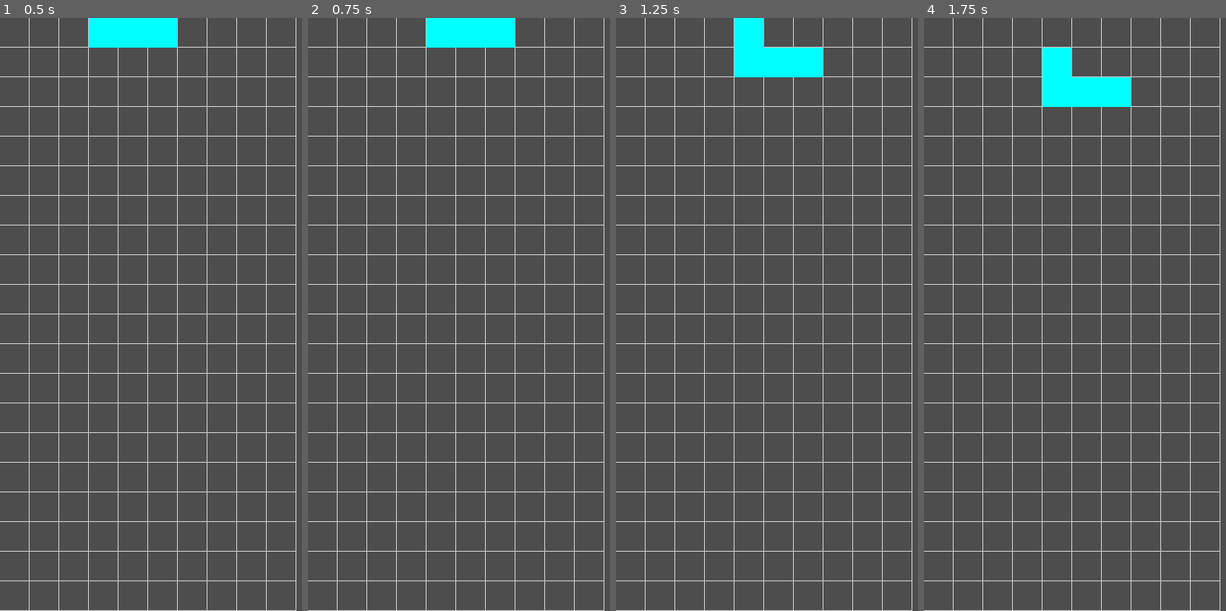
Above: before the commit, frames 1-4 (left to right).
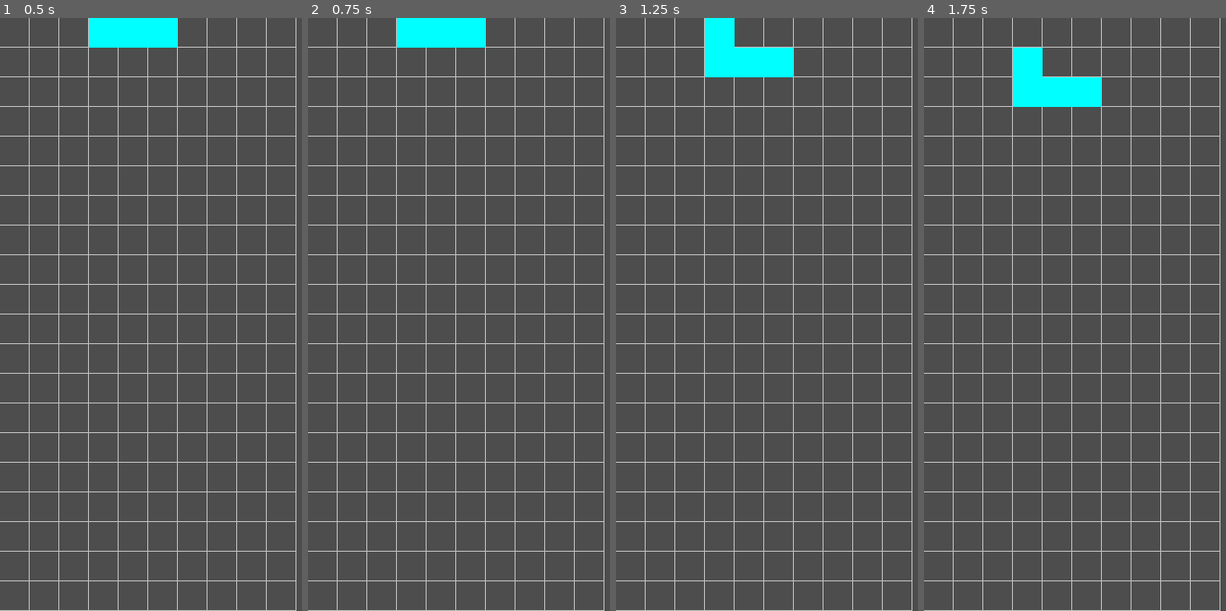
Above: after the commit, the same moments.

Repository: ChinZhengHong/Spectris
Game: Godot game, scene res://main.tscn
Same seed, same stepped clock (60 frames per second), same inputs: the game is played once before the commit and once after it.
Inputs:
- Up to frame 1 (0.5 s): no input
- Up to frame 2 (0.75 s): tap Enter at 0.5 s; hold Right (ui_right) from 0.53 s (still down)
- Up to frame 3 (1.25 s): keep holding Right (ui_right)
- Up to frame 4 (1.75 s): tap Space at 1.25 s; release Right (ui_right) at 1.28 s; hold Down (ui_down) from 1.28 s (still down)

Frame 1 is identical in both runs. In frame 2, 1.0% of the frame differs, in the area x 29-69%, y 0-5%; in frame 3, 2.0%, in the area x 29-69%, y 0-10%; in frame 4, 2.0%.

Commit message:
checking the block can move down or not, if cannot, stop and spawn new block

Diff:
--- a/current_piece.gd
+++ b/current_piece.gd
@@ -8,6 +8,18 @@
 var current_type = PieceData.PieceType.T
 var grid_position = Vector2i(4, 0)
 var block_offsets = []
+@onready var board = get_node("../Board")
+
+func _can_move(offsets: Array, pos: Vector2i) -> bool:
+	for offset in offsets:
+		var cell = pos + offset
+		if cell.x < 0 or cell.x >= board.GRID_WIDTH:
+			return false
+		if cell.y < 0 or cell.y >= board.GRID_HEIGHT:
+			return false
+		if board.grid[cell.y][cell.x] != -1:
+			return false
+	return true
 
 func _ready():
 	_spawn_piece()
@@ -28,16 +40,33 @@
 # input
 func _unhandled_input(event):
 	if event.is_action_pressed("ui_left"):
-		grid_position.x -= 1
-		queue_redraw()
+		var new_pos = grid_position + Vector2i(-1, 0)
+		if _can_move(block_offsets, new_pos):
+			grid_position = new_pos
+			queue_redraw()
 	elif event.is_action_pressed("ui_right"):
-		grid_position.x += 1
-		queue_redraw()
+		var new_pos = grid_position + Vector2i(1, 0)
+		if _can_move(block_offsets, new_pos):
+			grid_position = new_pos
+			queue_redraw()
 	elif event.is_action_pressed("ui_down"):
-		grid_position.y += 1
-		queue_redraw()
+		var new_pos = grid_position + Vector2i(0, 1)
+		if _can_move(block_offsets, new_pos):
+			grid_position = new_pos
+			queue_redraw()
 
 
 func _on_timer_timeout() -> void:
-	grid_position.y += 1
-	queue_redraw()
+	var new_pos = grid_position + Vector2i(0, 1)
+	if _can_move(block_offsets, new_pos):
+		grid_position = new_pos
+		queue_redraw()
+	else:
+		_lock_piece()
+		_spawn_piece()
+
+func _lock_piece():
+	for offset in block_offsets:
+		var cell = grid_position + offset
+		board.grid[cell.y][cell.x] = 0
+	board.queue_redraw()
